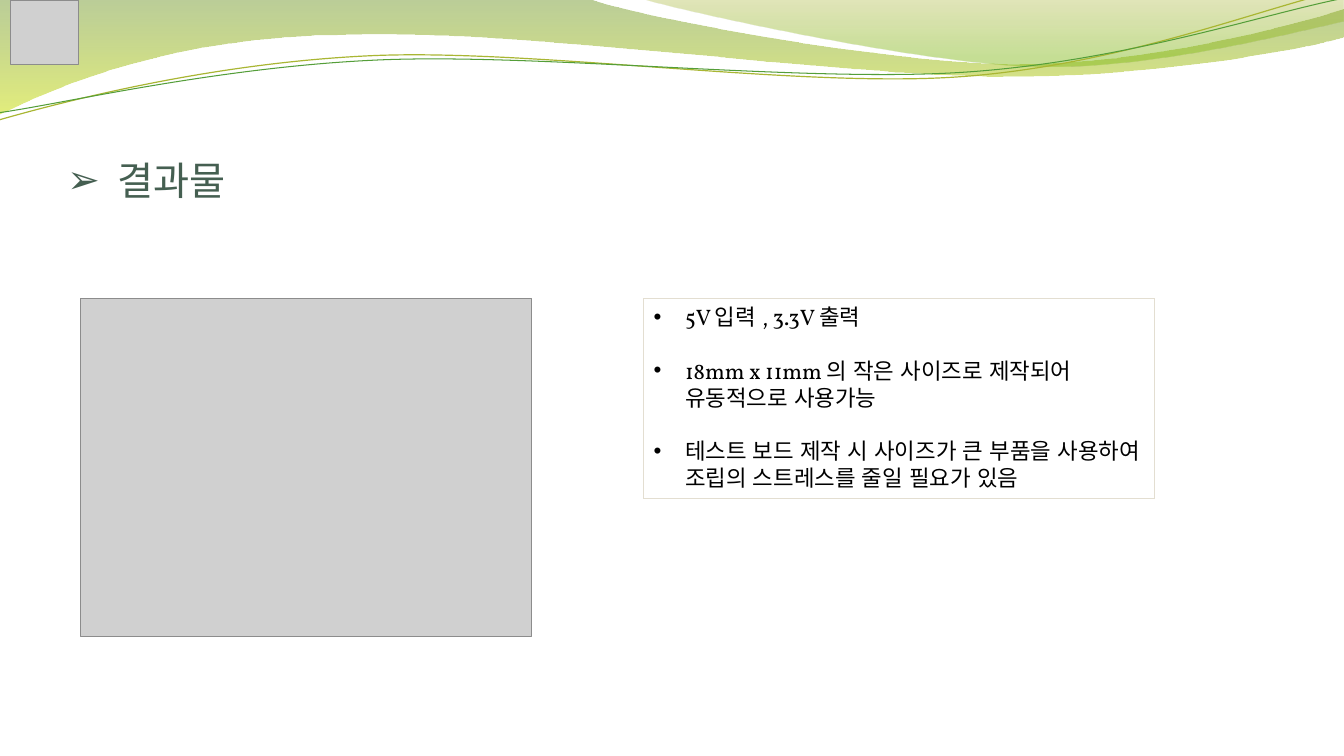
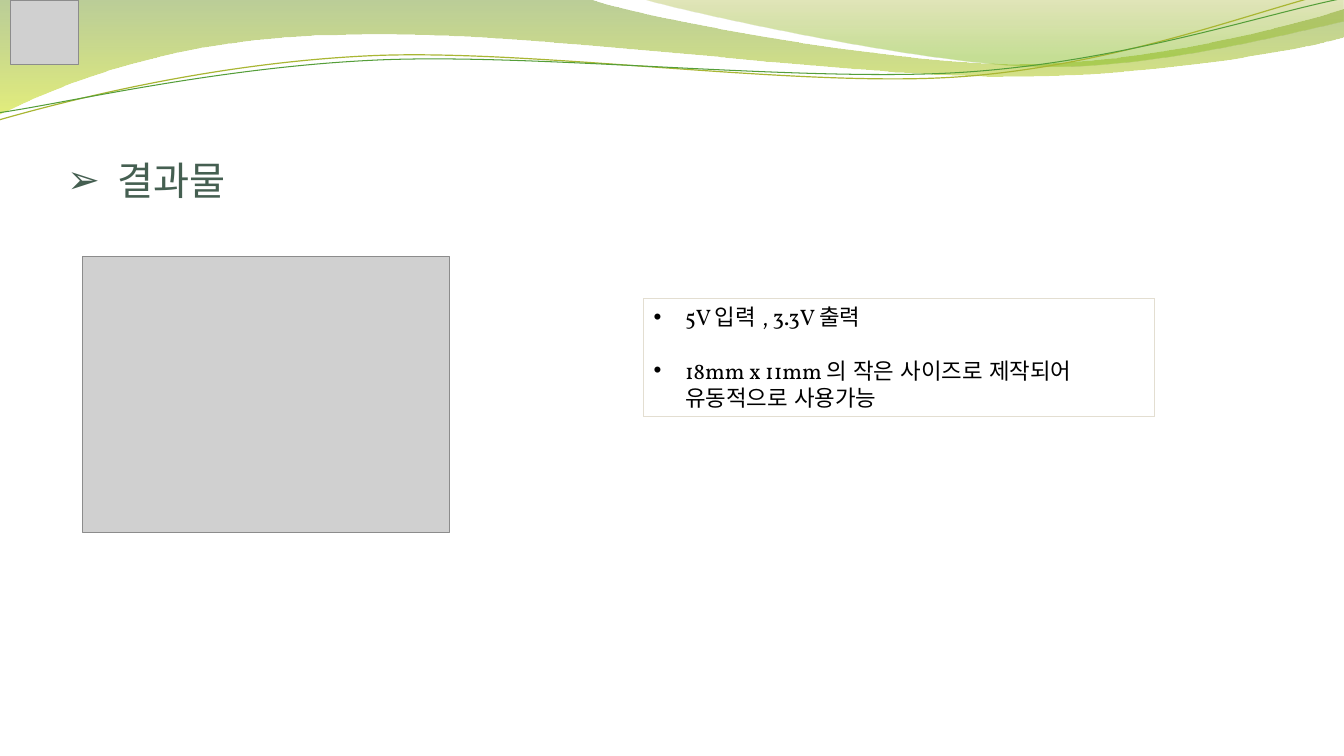
Before and after one commit to woos444/DroneMap_education, a slide deck: slide 28 of DroneMap 교육 중간보고서.pptx. Drawn at 1344x756 pixels with LibreOffice and Linux fonts; fonts in the diff are those of the drawing; grey boxes stand for pictures; background and template pictures are left out. Boxes give left, top, right and bottom in pixels: in the first picture for what was removed or moved away, otherwise in the second. Text is boxed around its words. In the diff, an @@ line names an element or a change of style, - is before the commit and + after.

```diff
--- a/DroneMap 교육 중간보고서.pptx
+++ b/DroneMap 교육 중간보고서.pptx
@@ picture: place and size @@
-picture at bbox=[81, 298, 531, 637]
+picture at bbox=[83, 257, 450, 532]
@@ rectangle "5V 입력 , 3.3V 출력": place and size @@
-rectangle "5V 입력 , 3.3V 출력" at bbox=[644, 298, 1155, 499]
+rectangle "5V 입력 , 3.3V 출력" at bbox=[644, 298, 1155, 417]
@@ text in rectangle at bbox=[685, 440, 1140, 488]: paragraph removed @@
-• 테스트 보드 제작 시 사이즈가 큰 부품을 사용하여 조립의 스트레스를 줄일 필요가 있음
```
Also in this commit, not shown: 3 other slides changed.
